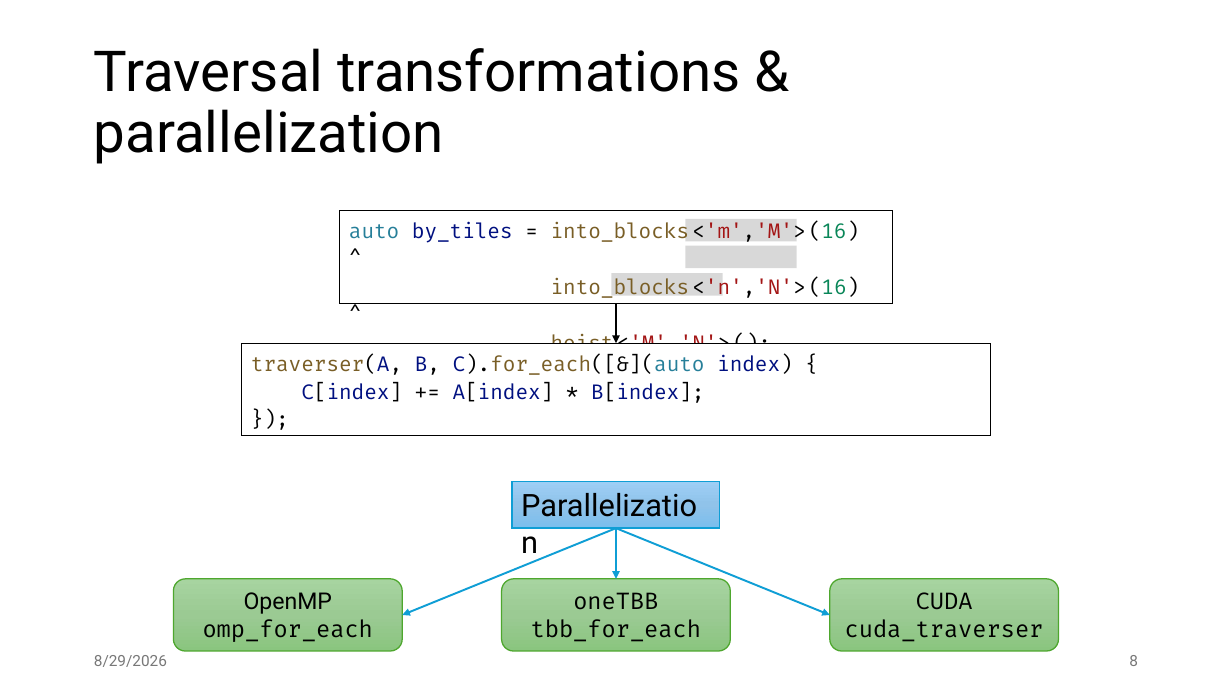
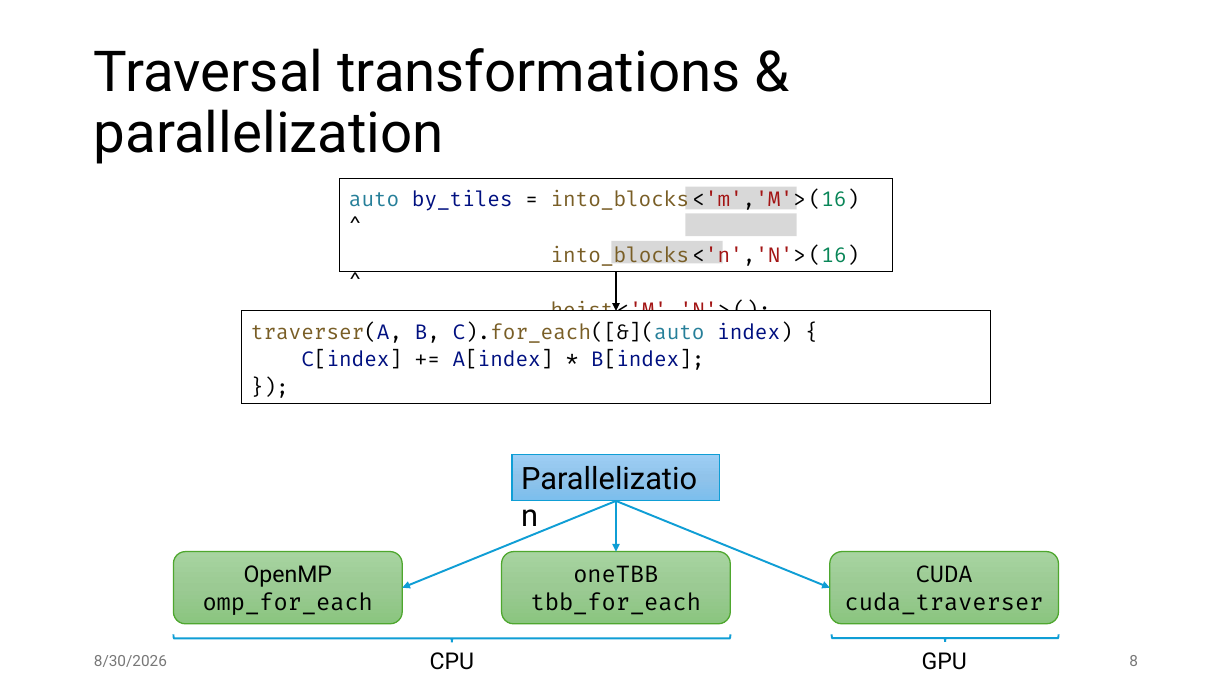
Before and after one commit to jiriklepl/phd-thesis, a slide deck: slide 8 of slides/Optimizing Memory Layouts and Traversal Orders in High-Performance Computing.pptx. Drawn at 1232x693 pixels with LibreOffice and Linux fonts; fonts in the diff are those of the drawing. Boxes give left, top, right and bottom in pixels: in the first picture for what was removed or moved away, otherwise in the second. Text is boxed around its words. In the diff, an @@ line names an element or a change of style, - is before the commit and + after.

```diff
--- a/slides/Optimizing Memory Layouts and Traversal Orders in High-Performance Computing.pptx
+++ b/slides/Optimizing Memory Layouts and Traversal Orders in High-Performance Computing.pptx
@@ 3 rectangles: place and size @@
-3 rectangles at <box>340,211,893,303</box>
+3 rectangles at <box>340,178,893,271</box>
@@ 4 arrows, 2 rectangles: place and size @@
-4 arrows, 2 rectangles at <box>242,219,991,616</box>
+4 arrows, 2 rectangles at <box>242,187,991,588</box>
@@ 3 rounded rectangles, 1 rectangle: place and size @@
-3 rounded rectangles, 1 rectangle at <box>174,482,1059,651</box>
+3 rounded rectangles, 1 rectangle at <box>174,455,1059,624</box>
@@ text at <box>94,655,167,667</box>: text changed @@
-8/29/2026
+8/30/2026
@@ right brace added at <box>174,634,731,642</box>, outline #0F9ED5 1.5 pt @@
@@ text added at <box>430,652,475,670</box>, 18 pt, text #000000 @@
+CPU
@@ right brace added at <box>832,635,1059,642</box>, outline #0F9ED5 1.5 pt @@
@@ text added at <box>922,652,967,670</box>, 18 pt, text #000000 @@
+GPU
```
Also in this commit, not shown: 30 other slides changed, 4 slides added.
